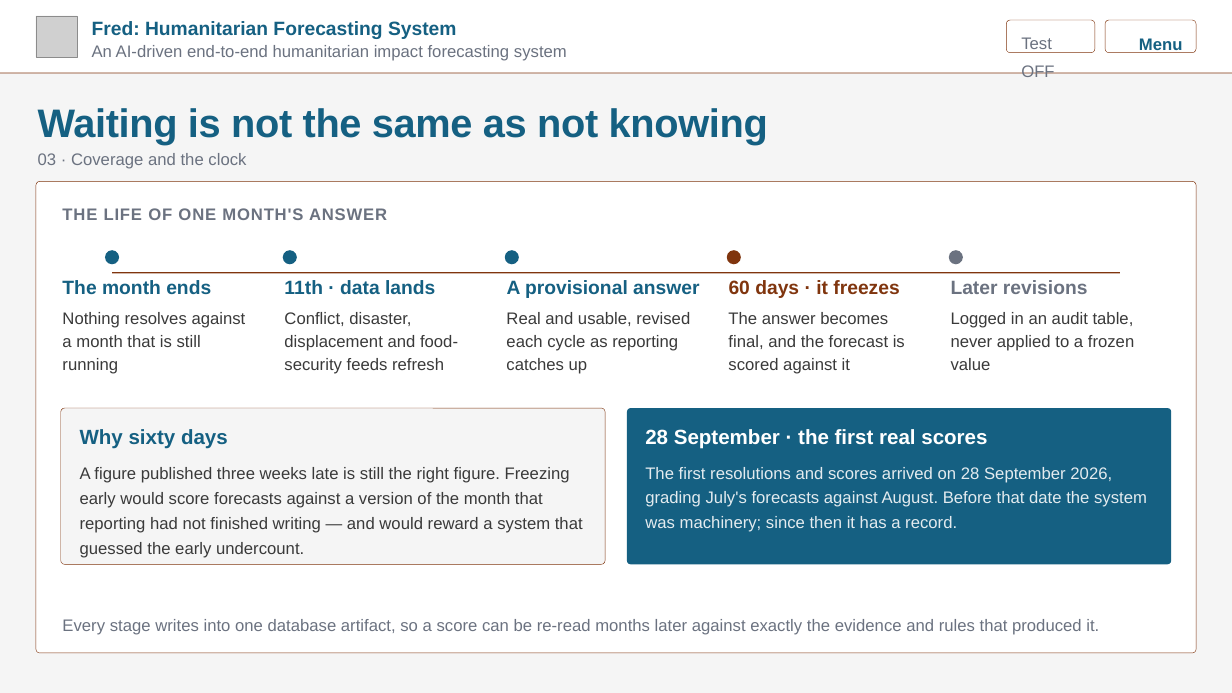
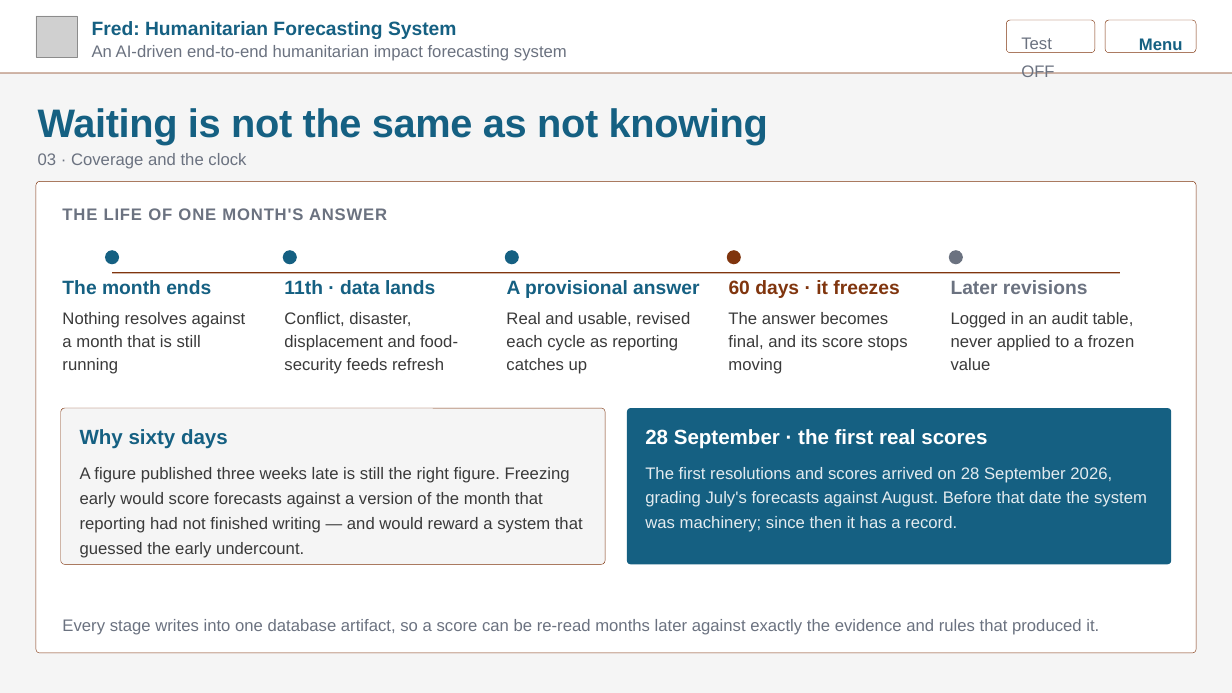
Before and after one commit to kwyjad/Pythia, a slide deck: slide 12 of docs/decks/5_resolution_calibration.pptx. Drawn at 1232x693 pixels with LibreOffice and Linux fonts; fonts in the diff are those of the drawing; grey boxes stand for pictures; background and template pictures are left out. Boxes give left, top, right and bottom in pixels: in the first picture for what was removed or moved away, otherwise in the second. Text is boxed around its words. In the diff, an @@ line names an element or a change of style, - is before the commit and + after.

```diff
--- a/docs/decks/5_resolution_calibration.pptx
+++ b/docs/decks/5_resolution_calibration.pptx
@@ text at (728,312,908,374): text changed @@
-The answer becomes final, and the forecast is scored against it
+The answer becomes final, and its score stops moving
```
Also in this commit, not shown: 3 other slides changed, 5 other files.
